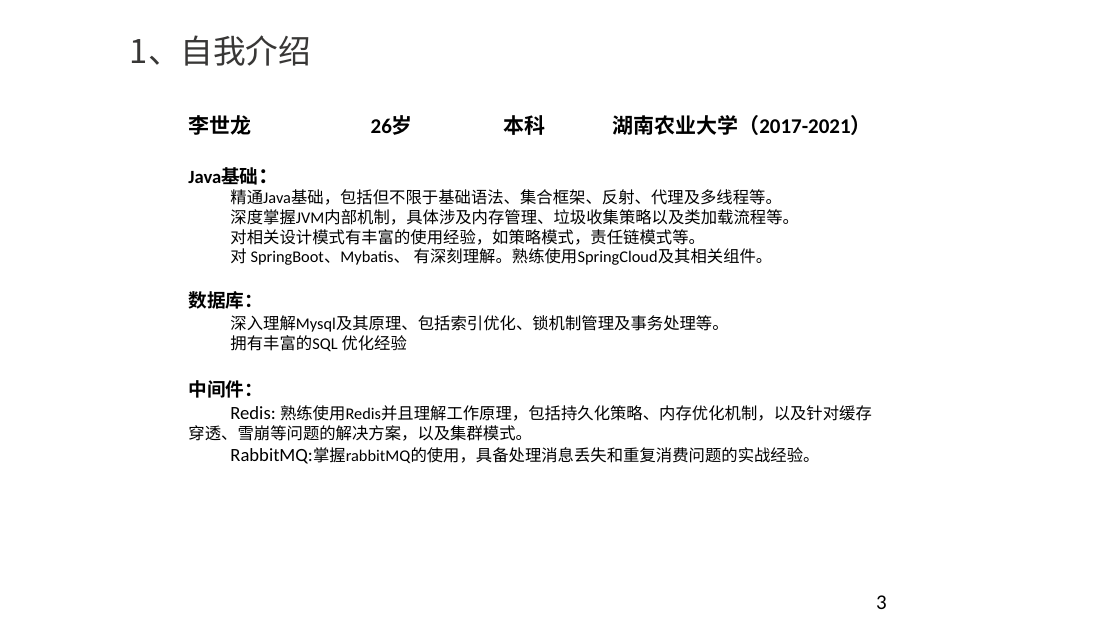
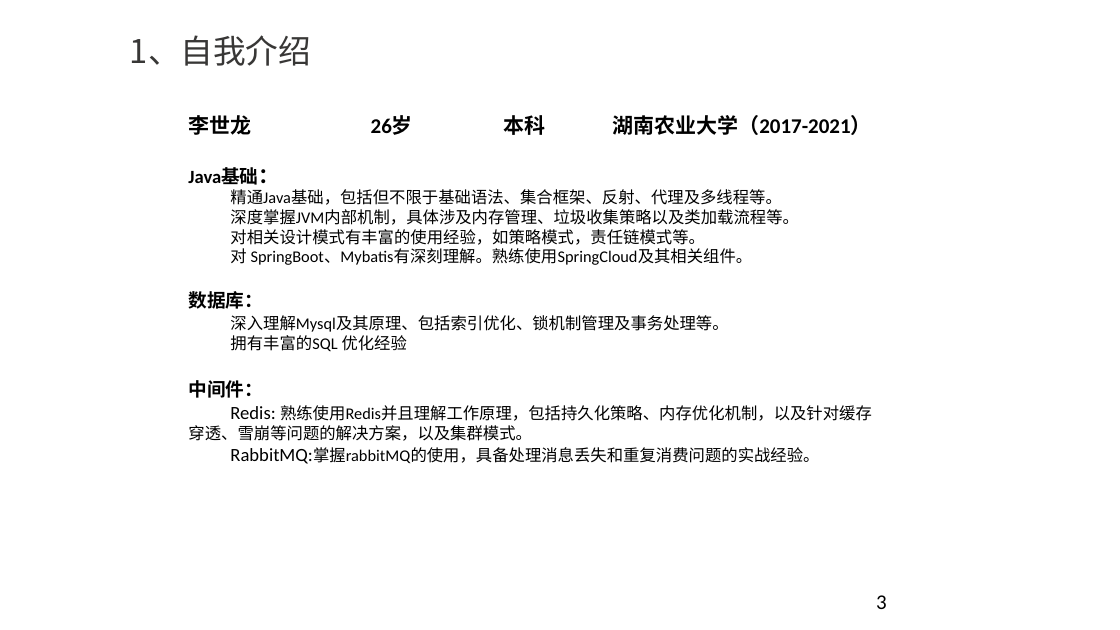
Before and after one commit to YouYouYouYouChe/Documents, a slide deck: slide 3 of 任职资格评审ppt-李世龙.pptx. Drawn at 1120x630 pixels with LibreOffice and Linux fonts; fonts in the diff are those of the drawing; background and template pictures are left out. Boxes give left, top, right and bottom in pixels: in the first picture for what was removed or moved away, otherwise in the second. Text is boxed around its words. In the diff, an @@ line names an element or a change of style, - is before the commit and + after.

```diff
--- a/任职资格评审ppt-李世龙.pptx
+++ b/任职资格评审ppt-李世龙.pptx
@@ text at (x1=230, y1=248, x2=753, y2=265): text changed @@
-对 SpringBoot、Mybatis、 有深刻理解。熟练使用SpringCloud及其相关组件。
+对 SpringBoot、Mybatis有深刻理解。熟练使用SpringCloud及其相关组件。
```
Also in this commit, not shown: 6 other slides changed, 8 slides added, 4 other files.
